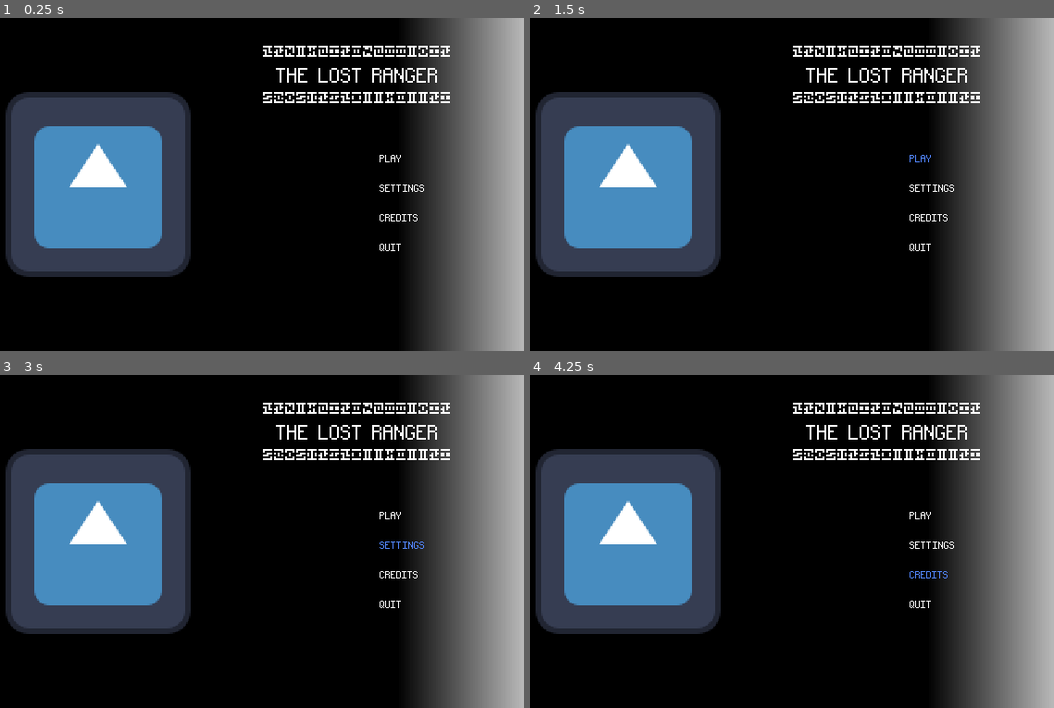
Above: before the commit, frames 1-4 (two rows, left to right).
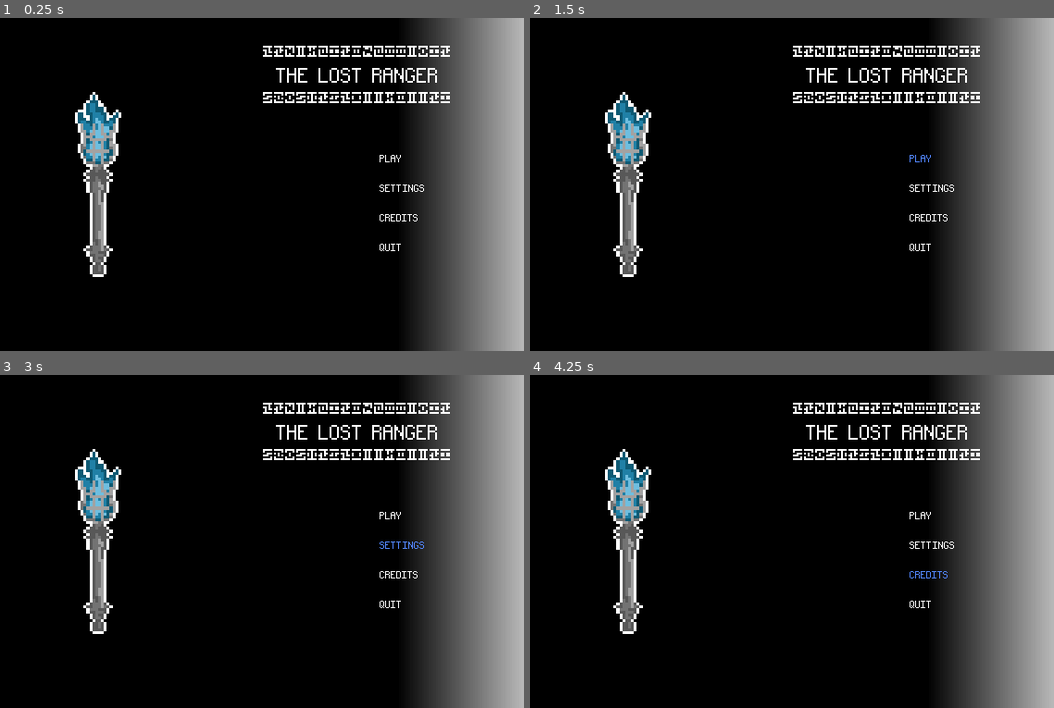
Above: after the commit, the same moments.

Repository: Neclusive/TheLostRanger
Game: Godot game, scene res://scenes/menu.tscn
Same seed, same stepped clock (60 frames per second), same inputs: the game is played once before the commit and once after it. The engine's default icon, where the game draws it, is replaced by a stand-in: a white triangle on a blue panel in a dark square.
Inputs:
- Up to frame 1 (0.25 s): no input
- Up to frame 2 (1.5 s): click "PLAY" at 0.5 s; click "PLAY" at 1.25 s
- Up to frame 3 (3 s): click "PLAY" at 2 s; click "SETTINGS" at 2.75 s
- Up to frame 4 (4.25 s): click "CREDITS" at 3.5 s

The runs differ from the first frame. In frame 1, 19% of the frame differs, in the area x 1-37%, y 22-78%; in frame 2, 19%; in frame 3, 19%; in frame 4, 19%.

Commit message:
messed with the menu

Diff:
--- a/game/scenes/menu.tscn
+++ b/game/scenes/menu.tscn
@@ -1,7 +1,7 @@
 [gd_scene load_steps=7 format=3 uid="uid://diieidytcvpij"]
 
-[ext_resource type="Texture2D" uid="uid://vukugm41yrbm" path="res://graphics/icon.svg" id="1_lti8b"]
 [ext_resource type="Texture2D" uid="uid://bqjvikfjb486c" path="res://graphics/menu_bg_grad.tres" id="1_ouk20"]
+[ext_resource type="Texture2D" uid="uid://cc04aheacslob" path="res://graphics/logo.png" id="2_mhnvy"]
 [ext_resource type="AudioStream" uid="uid://cekfynrosa5nf" path="res://music/Days of Yore.mp3" id="3_ytr4m"]
 [ext_resource type="FontFile" uid="uid://dstjyeo236oq3" path="res://fonts/Runes.ttf" id="4_mhnvy"]
 
@@ -23,8 +23,8 @@
 
 [node name="logo" type="Sprite2D" parent="."]
 position = Vector2(180, 180)
-scale = Vector2(1.5625, 1.5625)
-texture = ExtResource("1_lti8b")
+scale = Vector2(3.125, 3.125)
+texture = ExtResource("2_mhnvy")
 
 [node name="menu_music" type="AudioStreamPlayer2D" parent="."]
 stream = ExtResource("3_ytr4m")
Binary file added: game/graphics/logo.png
Not shown, added: game/graphics/logo.png.import
